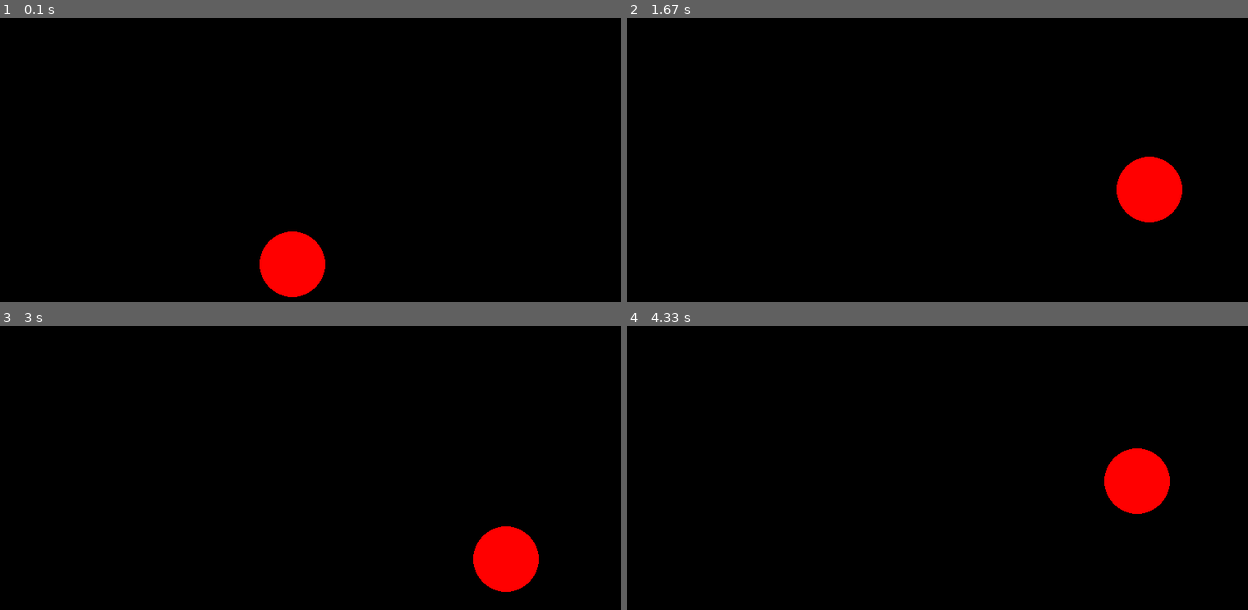
Above: before the commit, frames 1-4 (two rows, left to right).
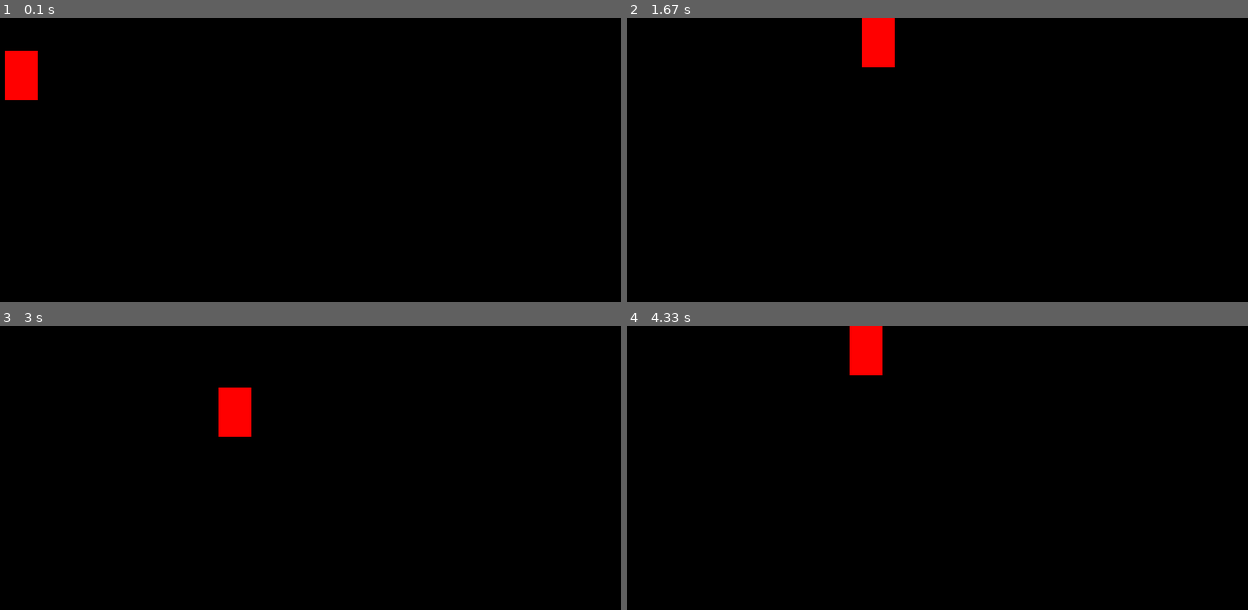
Above: after the commit, the same moments.

Repository: MatrixVI7/Pygame-Game-Menu-Project
Game: pygame game, started from python1.py
Two runs of this game, one before a commit and one after it. Both use one fixed random seed, a clock stepped at 60 frames per second and the inputs below.
Inputs:
- Up to frame 1 (0.1 s): no input
- Up to frame 2 (1.67 s): hold Space 0.33-0.8 s; hold D 0.33-0.8 s; hold D 0.83-1.3 s; hold W 1.33-1.63 s
- Up to frame 3 (3 s): hold D 1.67-2.13 s; hold A 2.17-2.7 s; hold S from 2.73 s (still down)
- Up to frame 4 (4.33 s): release S at 3.03 s; hold A 3.07-3.47 s; hold W 3.5-3.87 s; hold D from 3.9 s (still down)

The runs differ from the first frame. In frame 1, 2.8% of the frame differs, in the area x 0-53%, y 11-99%; in frame 2, 2.8%; in frame 3, 2.8%; in frame 4, 2.8%.

Commit message:
Add files via upload

Diff:
--- a/python1.py
+++ b/python1.py
@@ -1,15 +1,28 @@
 import pygame
+#############################
+#                                                     #
+#############################
 
 pygame.init()
 
-screen = pygame.display.set_mode((800, 600))
+screenwidth = 800
+screenheight = 600
+
+screen = pygame.display.set_mode((screenwidth, screenheight))
 clock = pygame.time.Clock()
 running = True
-dt = 0
+
 
 pygame.display.set_caption("TEST PROJECT")
 
-player_pos = pygame.Vector2(screen.get_width() / 2, screen.get_height()/2)
+x = 50
+y=  40
+width = 40
+height = 60
+vel = 5
+
+isJump = False
+jumpCount = 10
 
 while running:
     for event in pygame.event.get():
@@ -18,18 +31,29 @@
     screen.fill((0,0,0))
 
 
-    pygame.draw.circle(screen, (255,0,0), player_pos, 40)
+    pygame.draw.rect(screen, (255,0,0), (x, y, width, height))
 
     keys = pygame.key.get_pressed()
+    if not(isJump):
 
-    if keys[pygame.K_w]:
-        player_pos.y -= 300 * dt
-    if keys[pygame.K_s]:
-        player_pos.y += 300 * dt
-    if keys[pygame.K_a]:
-        player_pos.x -= 300 * dt
-    if keys[pygame.K_d]:
-        player_pos.x += 300 * dt
+        if keys[pygame.K_w] and y > 0:
+            y -= vel
+        if keys[pygame.K_s] and y < 600 - height:
+            y += vel
+        if keys[pygame.K_SPACE]:
+            isJump = True
+    else:
+            if jumpCount >= -10:
+                y -= (jumpCount * abs(jumpCount)) * 0.5
+                jumpCount -= 1
+            else:
+                jumpCount = 10
+                isJump = False
+
+    if keys[pygame.K_a] and x > 0:
+        x -= vel
+    if keys[pygame.K_d] and x < screenwidth - width:
+        x += vel
 
     pygame.display.update()
     dt = clock.tick(60) / 1000
